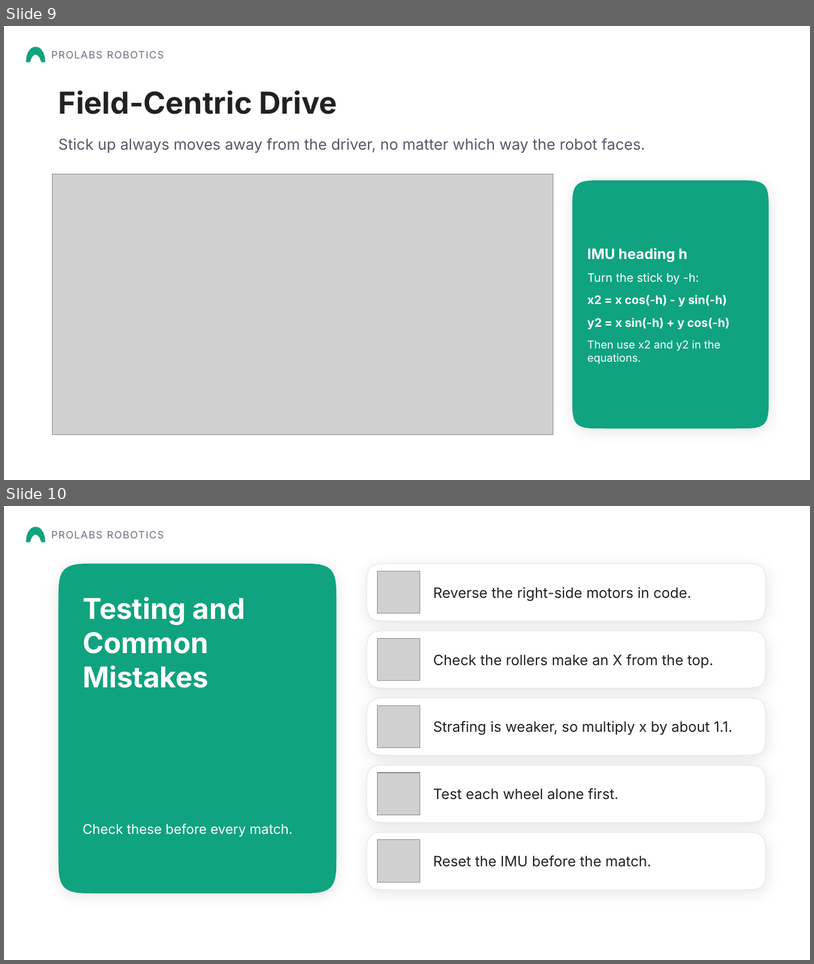
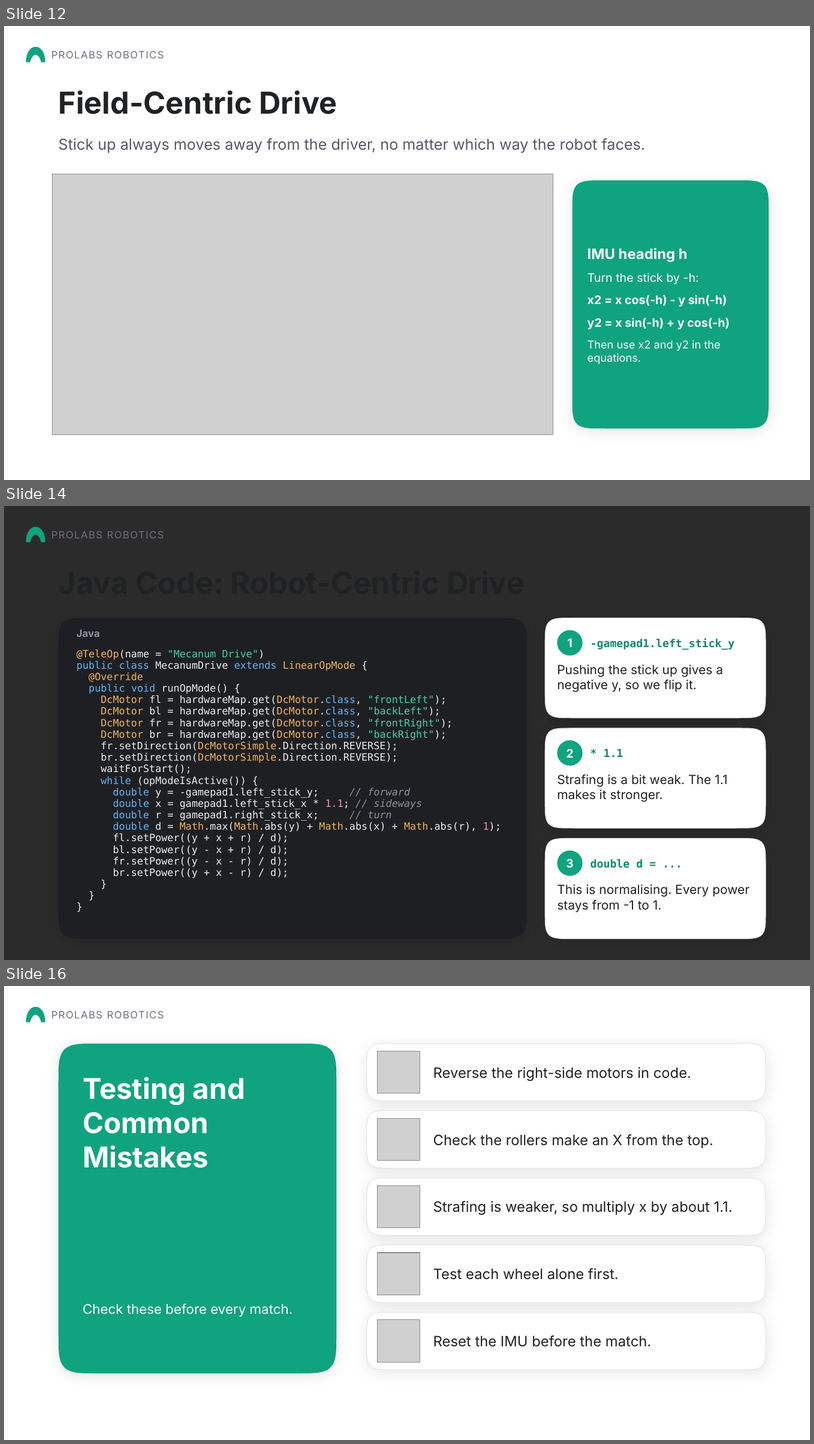
Before and after one commit to Aarav-111/FTC-Bangalore-Resources, a slide deck: FTC Chassis options/Mecanum Wheels Presentation.pptx. Shown one above the other, each under a label of ours: slides 9 and 10 before the commit, slides 12, 14 and 16 after it; the slides between them are not shown. The pictures are 814x964 and 814x1444 pixels, drawn with LibreOffice and Linux fonts; fonts in the diff are those of the drawing; grey boxes stand for pictures; background and template pictures are left out; a plain dark background stands for a picture behind light text. Boxes give left, top, right and bottom in pixels: in the first picture for what was removed or moved away, otherwise in the second. Text is boxed around its words. In the diff, an @@ line names an element or a change of style, - is before the commit and + after.

Commit message:
Chassis options: replace Mecanum Wheels Presentation with 17-slide v2 and new Google Slides link

```diff
--- a/FTC Chassis options/Mecanum Wheels Presentation.pptx
+++ b/FTC Chassis options/Mecanum Wheels Presentation.pptx
@@ slide 14 added at (x1=4, y1=506, x2=810, y2=960), background picture (left out) @@
@@ freeform shape added at (x1=26, y1=528, x2=45, y2=542), fill #10A37F @@
@@ text added at (x1=51, y1=531, x2=164, y2=538), 12 pt, text #6E6E80 @@
+PROLABS ROBOTICS
@@ text added at (x1=59, y1=564, x2=754, y2=612), 36 pt, text #202123, bold @@
+Java Code: Robot-Centric Drive
@@ freeform shape added at (x1=59, y1=618, x2=527, y2=939), fill #1E1F22 @@
@@ text added at (x1=77, y1=630, x2=100, y2=637), 12 pt, text #8E8EA0, bold @@
+Java
@@ freeform shape added at (x1=545, y1=618, x2=766, y2=718), fill #FFFFFF, outline #E5E5E7 0.75 pt @@
@@ ellipse added at (x1=558, y1=630, x2=583, y2=655), fill #10A37F @@
@@ text added at (x1=77, y1=649, x2=501, y2=878), 12 pt, text #ECECF1 @@
+@TeleOp(name = "Mecanum Drive")
+public class MecanumDrive extends LinearOpMode {
+@Override
+public void runOpMode() {
+DcMotor fl = hardwareMap.get(DcMotor.class, "frontLeft");
+DcMotor bl = hardwareMap.get(DcMotor.class, "backLeft");
+DcMotor fr = hardwareMap.get(DcMotor.class, "frontRight");
+DcMotor br = hardwareMap.get(DcMotor.class, "backRight");
+fr.setDirection(DcMotorSimple.Direction.REVERSE);
+br.setDirection(DcMotorSimple.Direction.REVERSE);
+waitForStart();
+while (opModeIsActive()) {
+double y = -gamepad1.left_stick_y; // forward
+double x = gamepad1.left_stick_x * 1.1; // sideways
+double r = gamepad1.right_stick_x; // turn
+double d = Math.max(Math.abs(y) + Math.abs(x) + Math.abs(r), 1);
+fl.setPower((y + x + r) / d);
+bl.setPower((y - x + r) / d);
+fr.setPower((y - x - r) / d);
+br.setPower((y + x - r) / d);
+}
+}
+}
@@ text added at (x1=567, y1=638, x2=572, y2=647), 14 pt, text #FFFFFF, bold @@
+1
@@ text added at (x1=591, y1=638, x2=735, y2=649), 13 pt, text #0D8A6C, bold @@
+-gamepad1.left_stick_y
@@ text added at (x1=557, y1=664, x2=723, y2=692), 15 pt, text #202123 @@
+Pushing the stick up gives a negative y, so we flip it.
@@ freeform shape added at (x1=545, y1=728, x2=766, y2=828), fill #FFFFFF, outline #E5E5E7 0.75 pt @@
@@ ellipse added at (x1=558, y1=740, x2=583, y2=766), fill #10A37F @@
@@ text added at (x1=566, y1=748, x2=573, y2=757), 14 pt, text #FFFFFF, bold @@
+2
@@ text added at (x1=604, y1=748, x2=624, y2=757), 13 pt, text #0D8A6C, bold @@
+* 1.1
@@ text added at (x1=557, y1=774, x2=728, y2=802), 15 pt, text #202123 @@
+Strafing is a bit weak. The 1.1 makes it stronger.
@@ freeform shape added at (x1=545, y1=838, x2=766, y2=939), fill #FFFFFF, outline #E5E5E7 0.75 pt @@
@@ ellipse added at (x1=558, y1=850, x2=583, y2=876), fill #10A37F @@
@@ text added at (x1=566, y1=858, x2=574, y2=867), 14 pt, text #FFFFFF, bold @@
+3
@@ text added at (x1=591, y1=859, x2=643, y2=868), 13 pt, text #0D8A6C, bold @@
+double d = ...
@@ text added at (x1=557, y1=884, x2=750, y2=912), 15 pt, text #202123 @@
+This is normalising. Every power stays from -1 to 1.
@@ what was slide 9 is now slide 12 @@
@@ what was slide 10 is now slide 16 @@
```
Also in this commit, not shown: 2 slides changed, 5 other slides added, 3 other files.
